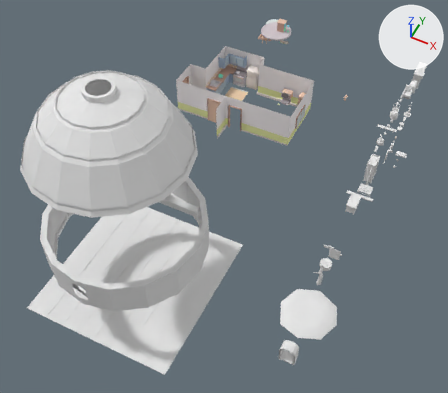
One commit to the Blender file Assets/Models/Korigame/Props.blend: the scene before it, then after it.
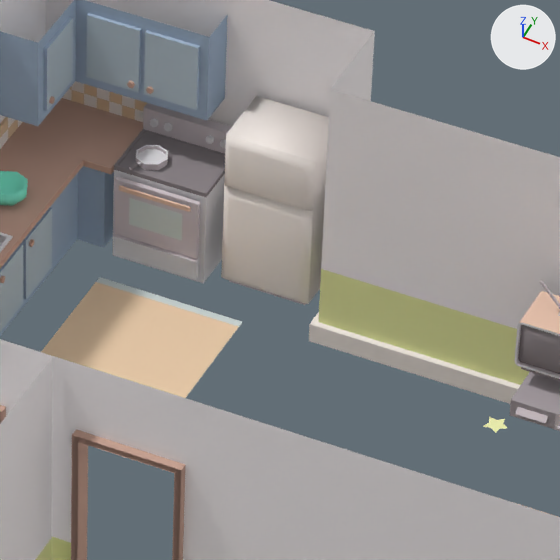
Each version is shown whole from a 50 mm lens placed at (21.2, -44.4, 39.7), pointed at (5.1, -12.1, -0.6), then close up on the part from 49% to 64% of the width and 14% to 31% of the height. Lighting does not change. The marker at upper right points along +X, +Y and +Z.

Names of what the first close-up shows: 'Apartment', 'Fridge', 'Fruit Bowl', 'Frying Pan', 'Kitchen', 'Kitchen Backsplash', 'Kitchen Rug', 'Screen', 'Stove', 'TV', 'VCR'.
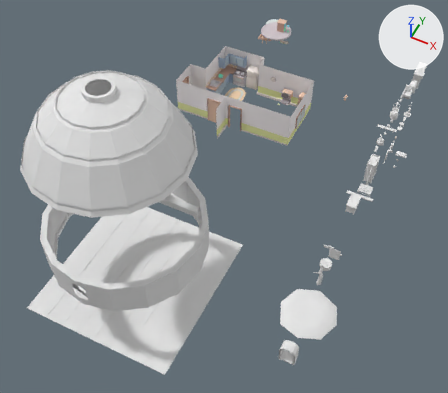
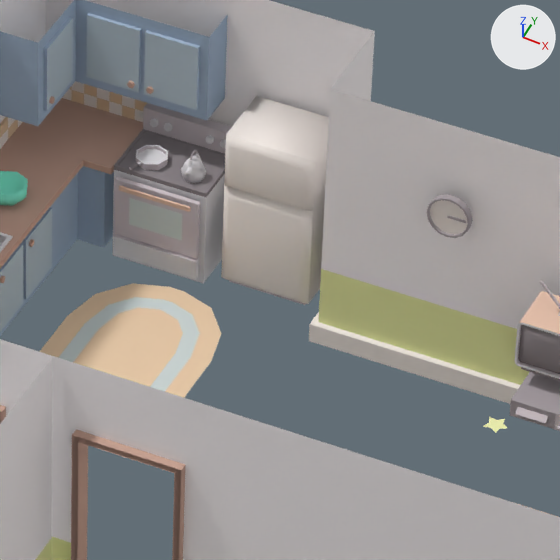
The change, as a list of edits to the scene's bpy script:
```text
Change me_plane_003:
    used by ob_kitchen_rug; parent = ob_apartment; location = (-0.122, 0.434, -1.187)
    remove me_plane_003.from_pydata(...)  # 8 vertices, 3 faces; spans x -1.22..0.75, y -0.69..2.03, z 0.04
    add me_plane_003.from_pydata(...)  # 48 vertices, 33 faces; spans x -0.98..0.98, y -1.53..1.53, z 0.0
    me_plane_003 part 1: the whole mesh is rebuilt
Add me_cylinder_030:
    me_cylinder_030.from_pydata(...)  # 110 vertices, 82 faces; spans x -0.149..0.149, y -0.2..0.131, z -0.033..0.358
    me_cylinder_030.polygons.foreach_set('use_smooth', [True] * 82)
    # faces by material slot: [66, 16]
    me_cylinder_030.materials.append(mat_gray_light)  # white #e5e3e6
    me_cylinder_030.materials.append(mat_black_light)  # grey #aaa2a6
Add me_cube_036:
    me_cube_036.from_pydata(...)  # a box spanning x -0.017..0.219, y 0.003..0.017, z -0.012..0.012
    me_cube_036.materials.append(mat_black_light)  # grey #aaa2a6
Add me_cylinder_034:
    me_cylinder_034.from_pydata(...)  # 64 vertices, 50 faces; spans x -0.276..0.276, y -0.045..0.045, z -0.276..0.276
    # faces by material slot: [49, 1]
    me_cylinder_034.materials.append(mat_black_light)  # grey #aaa2a6
    me_cylinder_034.materials.append(mat_white_off_light)  # white #faf1eb
Change ob_kitchen_rug:
    ob_kitchen_rug.location: (-0.122, 0.434, -1.187) -> (-0.361, 1.1, -1.107)
Add ob_kettle:
    ob_kettle = bpy.data.objects.new('Kettle', me_cylinder_030)
    ob_kettle.location = (-0.44, 3.22, 0.22)
Add ob_clock_hand:
    ob_clock_hand = bpy.data.objects.new('Clock Hand', me_cube_036)
    ob_clock_hand.parent = ob_clock
    ob_clock_hand.matrix_parent_inverse = Matrix(((1.0, 0.0, 0.0, -3.229), (0.0, 1.0, 0.0, -2.506), (0.0, 0.0, 1.0, -1.338), (0.0, 0.0, 0.0, 1.0)))
    ob_clock_hand.location = (3.229, 2.478, 1.338)
Add ob_clock:
    ob_clock = bpy.data.objects.new('Clock', me_cylinder_034)
    ob_clock.location = (3.23, 2.51, 1.34)
```

Where the change shows, as pixel boxes [x1, y1, x2, y2] in the close-ups (560 x 560 px):
'Kitchen Rug', reshaped, moved
    before: [41, 277, 242, 398]
    after: [39, 283, 221, 398]
'Clock', added
    after: [427, 194, 473, 238]
    faces in mat_white_off_light (white #faf1eb): [430, 200, 468, 235]
    faces in mat_black_light (grey #aaa2a6): [427, 194, 473, 238]
'Kettle', added
    after: [181, 150, 206, 184]
    faces in mat_gray_light (white #e5e3e6): [181, 153, 206, 184]
'Clock Hand', added
    after: [447, 216, 466, 223]
